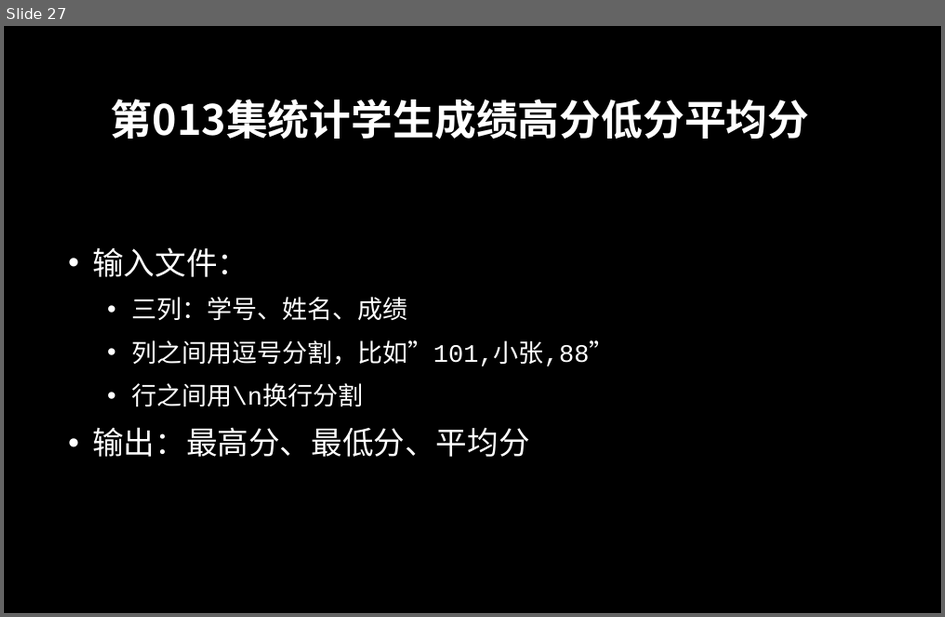
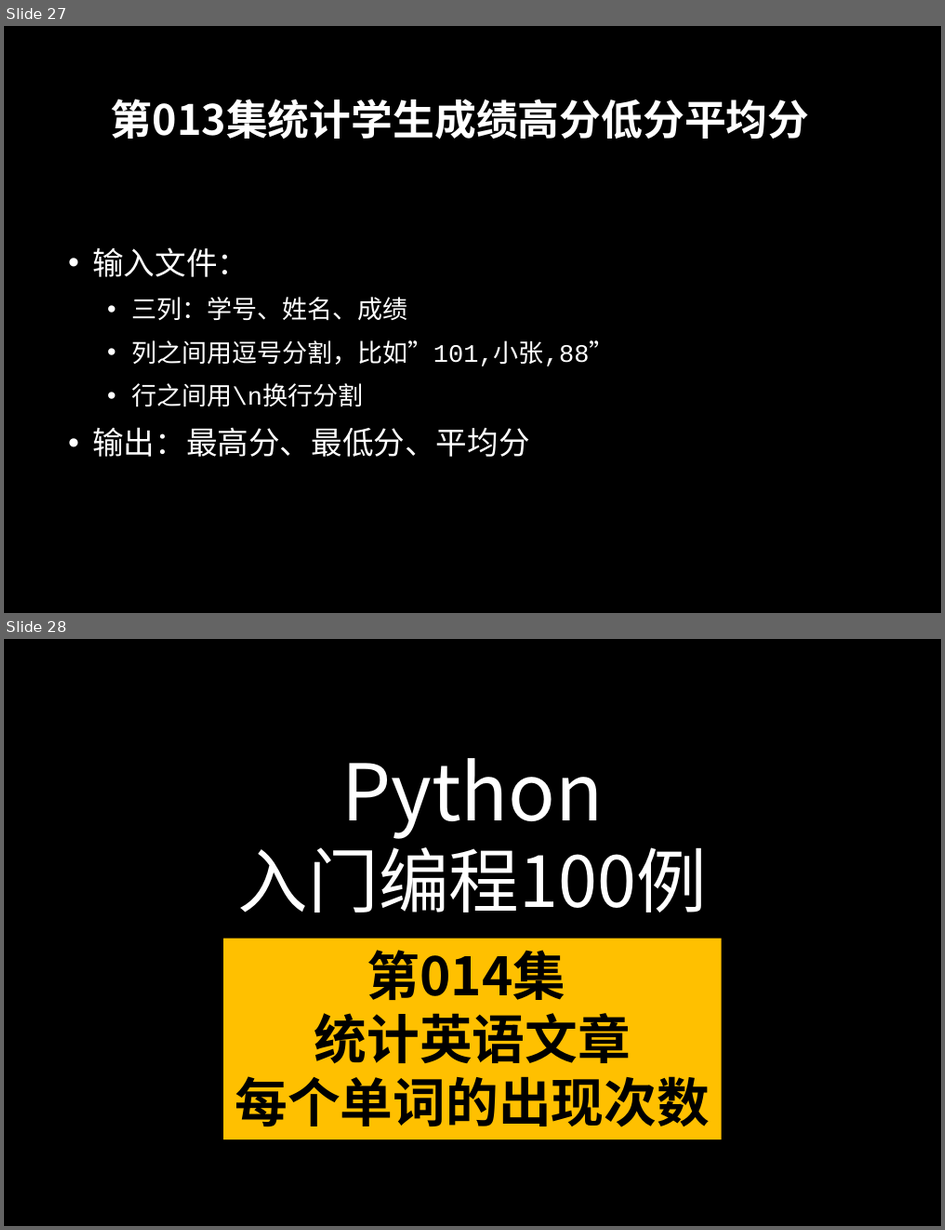
Before and after one commit to peiss/ant-learn-python-100P, a slide deck: docs/Python入门编程100例.pptx. Shown one above the other, each under a label of ours: slide 27 before the commit, slides 27 and 28 after it. The pictures are 945x617 and 945x1230 pixels, drawn with LibreOffice and Linux fonts; fonts in the diff are those of the drawing; background and template pictures are left out. Boxes give left, top, right and bottom in pixels: in the first picture for what was removed or moved away, otherwise in the second. Text is boxed around its words. In the diff, an @@ line names an element or a change of style, - is before the commit and + after.

```diff
--- a/docs/Python入门编程100例.pptx
+++ b/docs/Python入门编程100例.pptx
@@ slide 28 added at [4, 639, 941, 1226], background picture (left out) @@
@@ text added at [238, 758, 707, 912], 54 pt, text #FFFFFF @@
+Python
+入门编程100例
@@ rectangle added at [223, 938, 721, 1139], fill #FFC000, 40.5 pt, text #000000, bold @@
+第014集
+统计英语文章
+每个单词的出现次数
```
Also in this commit, not shown: 1 other slide added, 3 other files.
